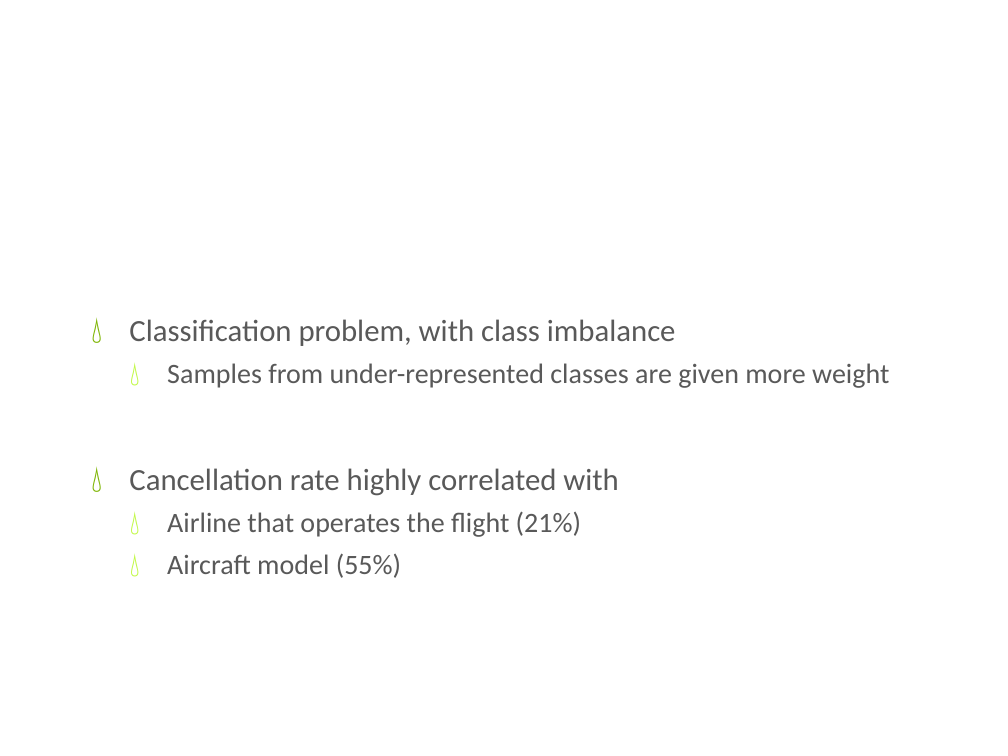
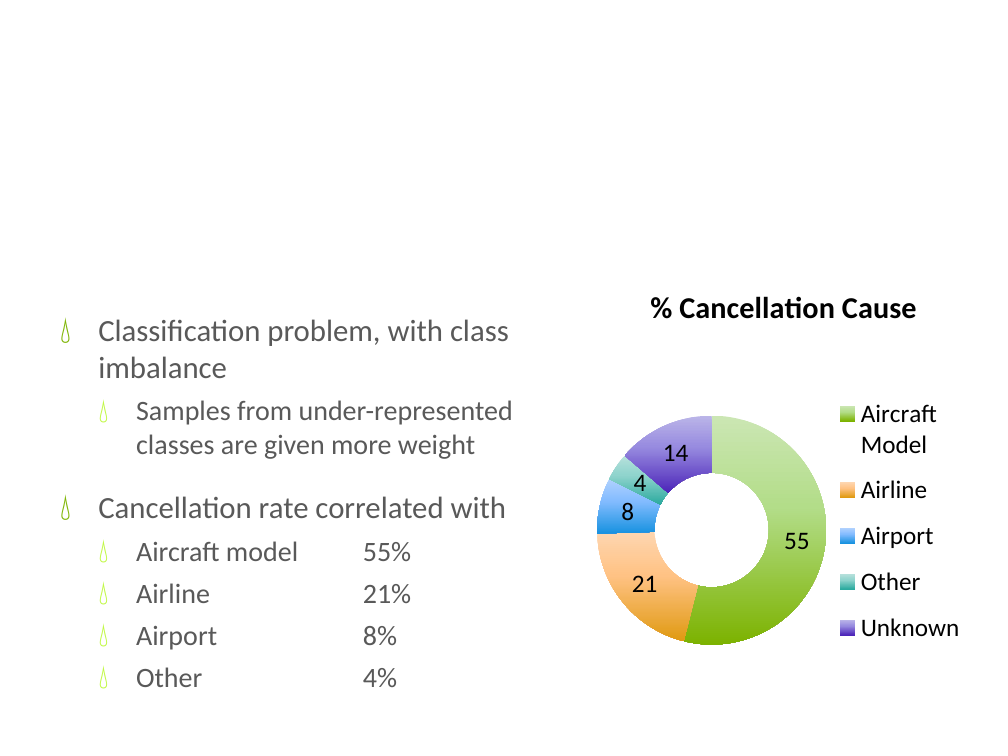
Before and after one commit to dermot-cochran/Interview_data, a slide deck: slide 4 of CaseStudyPresentation.pptx. Drawn at 1008x756 pixels with LibreOffice and Linux fonts; fonts in the diff are those of the drawing; background and template pictures are left out. Boxes give left, top, right and bottom in pixels: in the first picture for what was removed or moved away, otherwise in the second. Text is boxed around its words. In the diff, an @@ line names an element or a change of style, - is before the commit and + after.

```diff
--- a/CaseStudyPresentation.pptx
+++ b/CaseStudyPresentation.pptx
@@ doughnut chart added at [584,265,985,725] @@
+title "% Cancellation Cause"
+categories: Aircraft Model, Airline, Airport, Other, Unknown
+% Cancellation Cause: 55, 21, 8, 4, 14
@@ text "Classification problem, with class imbalance": place and size @@
-text "Classification problem, with class imbalance" at [129,319,889,578]
+text "Classification problem, with class imbalance" at [98,319,513,687]
@@ text at [98,496,506,687]: text changed @@
-💧 Cancellation rate highly correlated with
-  💧 Airline that operates the flight (21%)
-  💧 Aircraft model (55%)
+💧 Cancellation rate correlated with
+  💧 Aircraft model 55%
+  💧 Airline 21%
+  💧 Airport 8%
+  💧 Other 4%
```
Also in this commit, not shown: 4 other slides changed, 1 other file.
